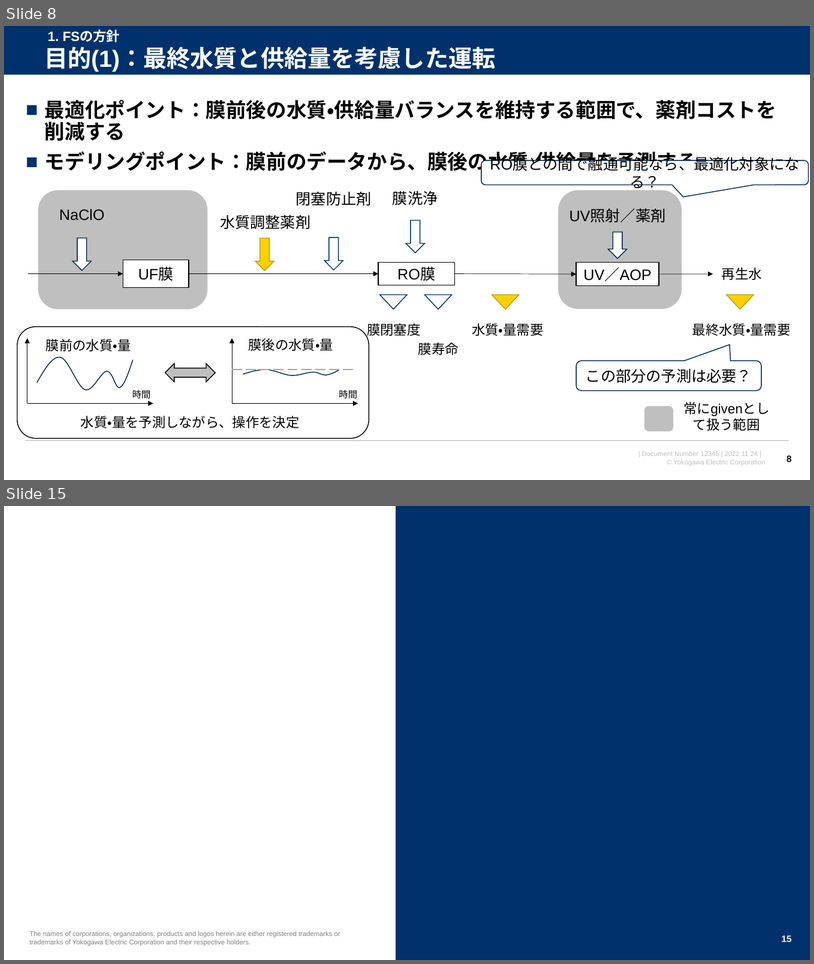
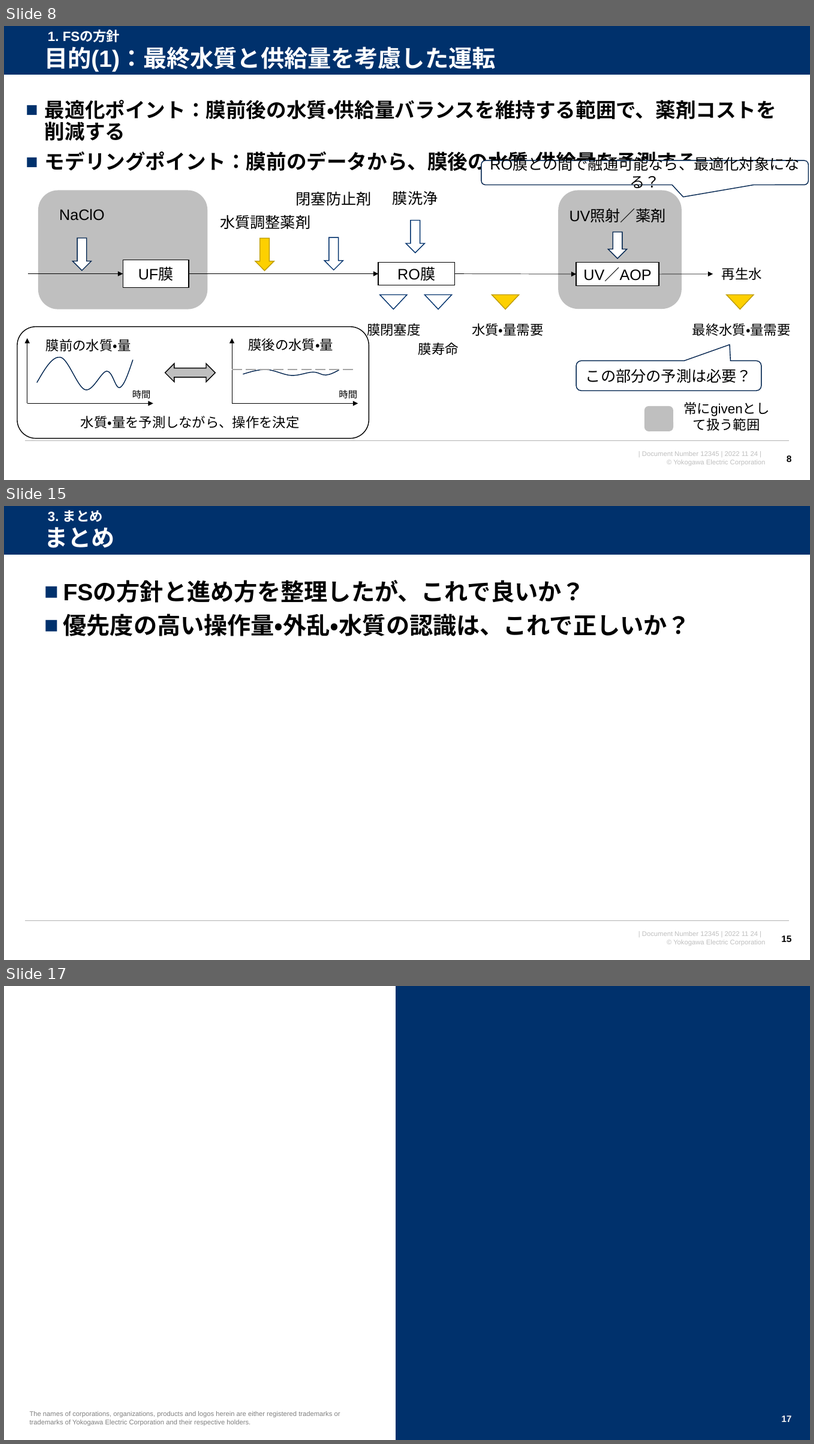
Before and after one commit to watarukumagai-git/opt, a slide deck: Reuse_Water/221124_米国再生水NAWI RO膜解析・最適化FS相談_rev.0.pptx. Shown one above the other, each under a label of ours: slides 8 and 15 before the commit, slides 8, 15 and 17 after it; the slides between them are not shown. The pictures are 814x964 and 814x1444 pixels, drawn with LibreOffice and Linux fonts; fonts in the diff are those of the drawing; background and template pictures are left out. Boxes give left, top, right and bottom in pixels: in the first picture for what was removed or moved away, otherwise in the second. Text is boxed around its words. In the diff, an @@ line names an element or a change of style, - is before the commit and + after.

```diff
--- a/Reuse_Water/221124_米国再生水NAWI RO膜解析・最適化FS相談_rev.0.pptx
+++ b/Reuse_Water/221124_米国再生水NAWI RO膜解析・最適化FS相談_rev.0.pptx
@@ slide 15 added at bbox=[4, 506, 810, 960], background #FFFFFF; not listed: 4 template elements that a slide beside it also shows @@
@@ text added at bbox=[48, 510, 103, 522], 16 pt, text #FFFFFF, bold @@
+3. まとめ
@@ title added at bbox=[44, 527, 114, 548], 28 pt, text #FFFFFF, bold @@
+まとめ
@@ text added at bbox=[63, 582, 691, 636], 28 pt, text #000000, bold @@
+■ FSの方針と進め方を整理したが、これで良いか？
+■ 優先度の高い操作量・外乱・水質の認識は、これで正しいか？
@@ page number added at bbox=[782, 935, 792, 942], 11 pt, text #000000, bold @@
+15
@@ what was slide 15 is now slide 17 @@
@@ page number at bbox=[782, 1415, 792, 1422]: text changed @@
-15
+17
```
Also in this commit, not shown: 8 slides changed, 1 other slide added, 1 other file.
